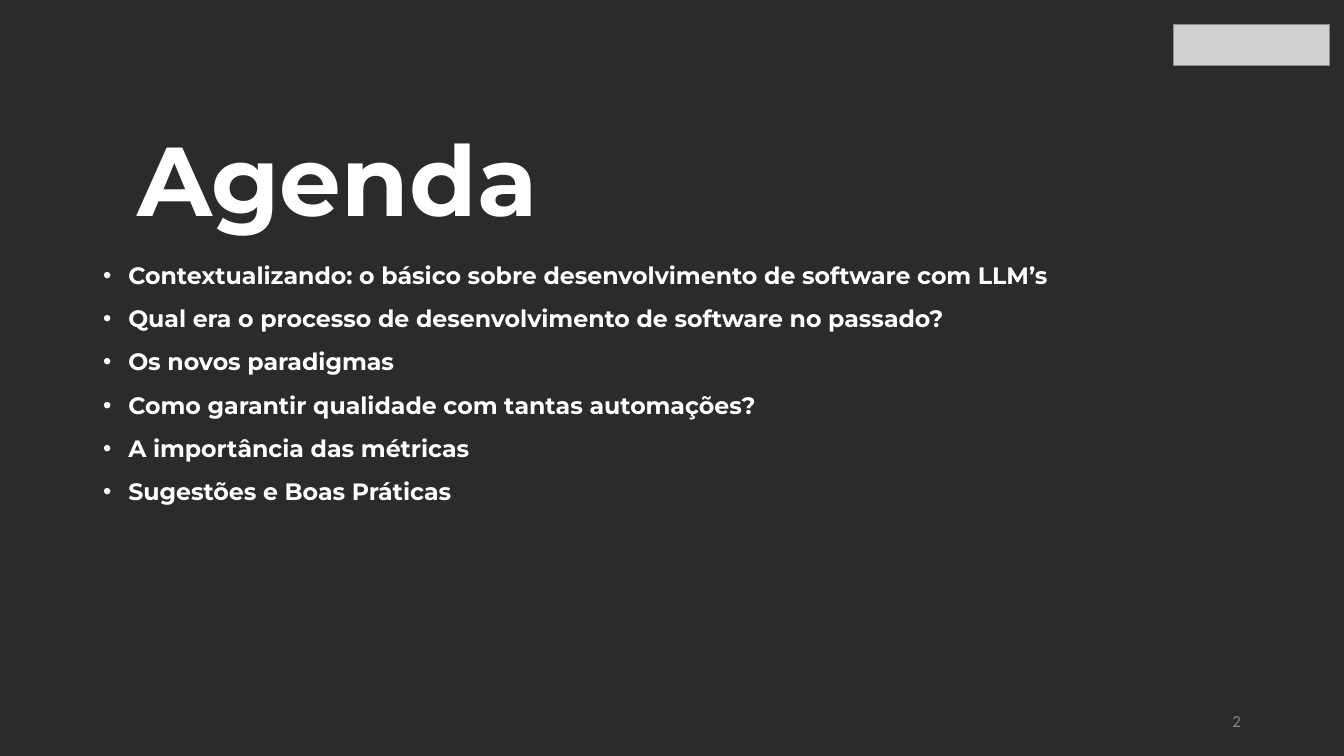
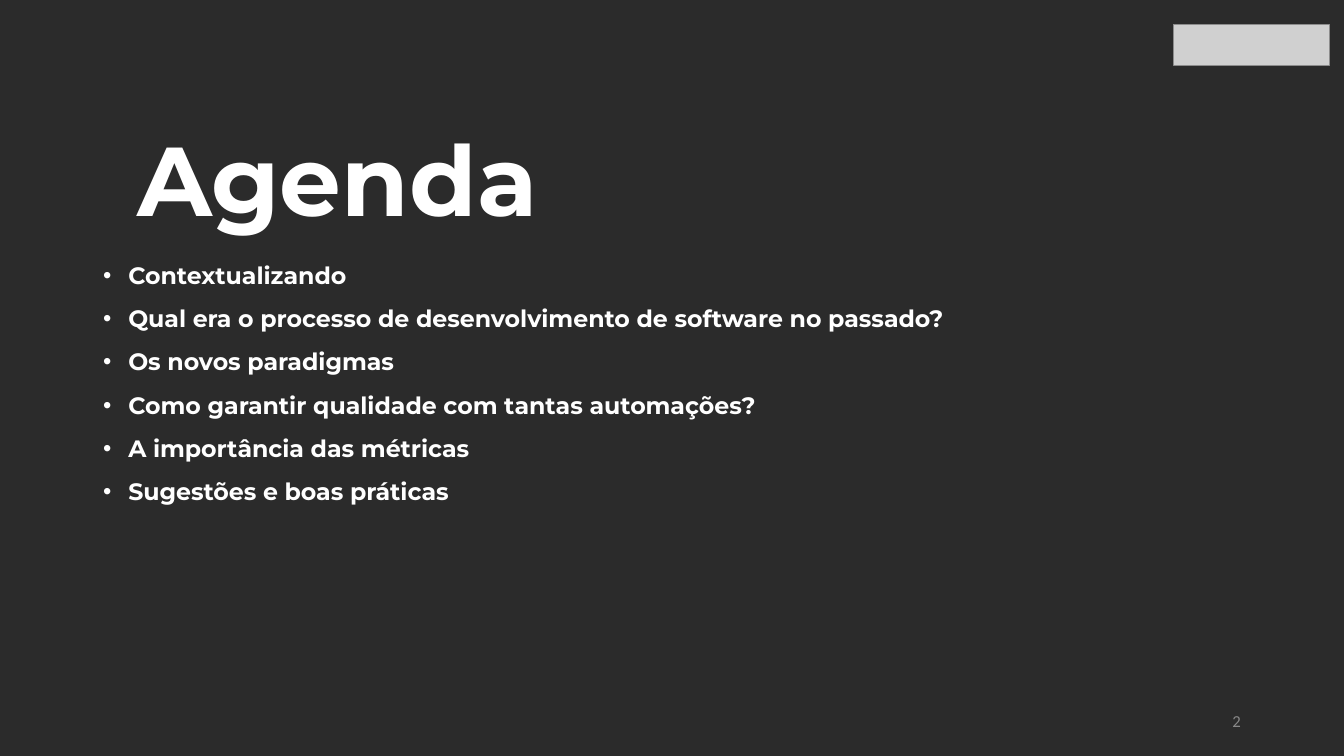
Before and after one commit to jvcaires/WeComp-Testing, a slide deck: slide 2 of WeComp - Testado Por Quem.pptx. Drawn at 1344x756 pixels with LibreOffice and Linux fonts; fonts in the diff are those of the drawing; grey boxes stand for pictures; background and template pictures are left out; a plain dark background stands for a picture behind light text. Boxes give left, top, right and bottom in pixels: in the first picture for what was removed or moved away, otherwise in the second. Text is boxed around its words. In the diff, an @@ line names an element or a change of style, - is before the commit and + after.

```diff
--- a/WeComp - Testado Por Quem.pptx
+++ b/WeComp - Testado Por Quem.pptx
@@ text at [128,265,346,285]: text changed @@
-• Contextualizando: o básico sobre desenvolvimento de software com LLM’s
+• Contextualizando
@@ text at [128,481,449,505]: text changed @@
-• Sugestões e Boas Práticas
+• Sugestões e boas práticas
```
Also in this commit, not shown: 5 other slides changed, 2 slides added, 16 other files.
